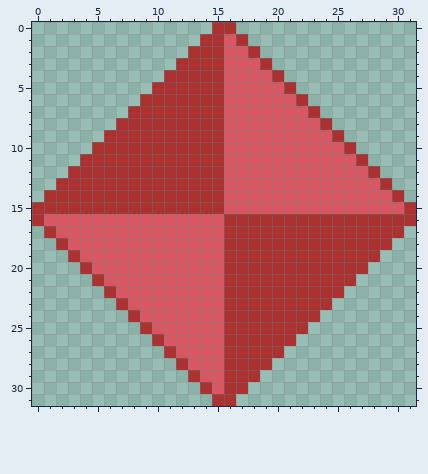
Two states of a pixel-art file, assets/test.aseprite. Above: the version before the commit.
32x32 pixels, 1 frame.
Once edited:
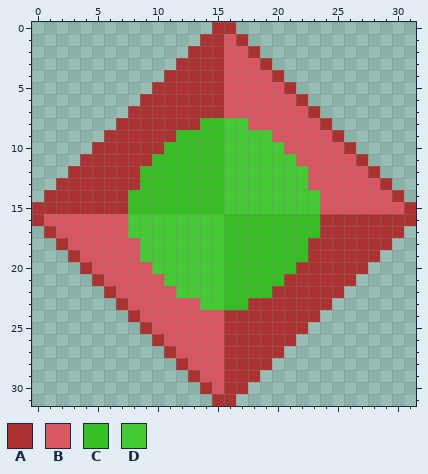
Palette (. is transparent): A #ac3232  B #d95763  C #36bf22  D #44ca32
Edits made:
layer "Layer 2" added
--- layer "Layer 2"
@@ x 6..25 @@
  7 ..AAAAAAAABBBBBBBA..
- 8 .AAAAAAAAABBBBBBBBA.
- 9 AAAAAAAAAABBBBBBBBBA
-10 AAAAAAAAAABBBBBBBBBB
-11 AAAAAAAAAABBBBBBBBBB
-12 AAAAAAAAAABBBBBBBBBB
-13 AAAAAAAAAABBBBBBBBBB
-14 AAAAAAAAAABBBBBBBBBB
-15 AAAAAAAAAABBBBBBBBBB
-16 BBBBBBBBBBAAAAAAAAAA
-17 BBBBBBBBBBAAAAAAAAAA
-18 BBBBBBBBBBAAAAAAAAAA
-19 BBBBBBBBBBAAAAAAAAAA
-20 BBBBBBBBBBAAAAAAAAAA
-21 BBBBBBBBBBAAAAAAAAAA
-22 ABBBBBBBBBAAAAAAAAAA
-23 .ABBBBBBBBAAAAAAAAA.
+ 8 .AAAAAAACCDDBBBBBBA.
+ 9 AAAAAACCCCDDDDBBBBBA
+10 AAAAACCCCCDDDDDBBBBB
+11 AAAACCCCCCDDDDDDBBBB
+12 AAACCCCCCCDDDDDDDBBB
+13 AAACCCCCCCDDDDDDDBBB
+14 AACCCCCCCCDDDDDDDDBB
+15 AACCCCCCCCDDDDDDDDBB
+16 BBDDDDDDDDCCCCCCCCAA
+17 BBDDDDDDDDCCCCCCCCAA
+18 BBBDDDDDDDCCCCCCCAAA
+19 BBBDDDDDDDCCCCCCCAAA
+20 BBBBDDDDDDCCCCCCAAAA
+21 BBBBBDDDDDCCCCCAAAAA
+22 ABBBBBDDDDCCCCAAAAAA
+23 .ABBBBBBDDCCAAAAAAA.
 24 ..ABBBBBBBAAAAAAAA..
Where, in picture pixels (left, top, right, bottom), the same in both pictures:
changed: (128, 118, 320, 310)
